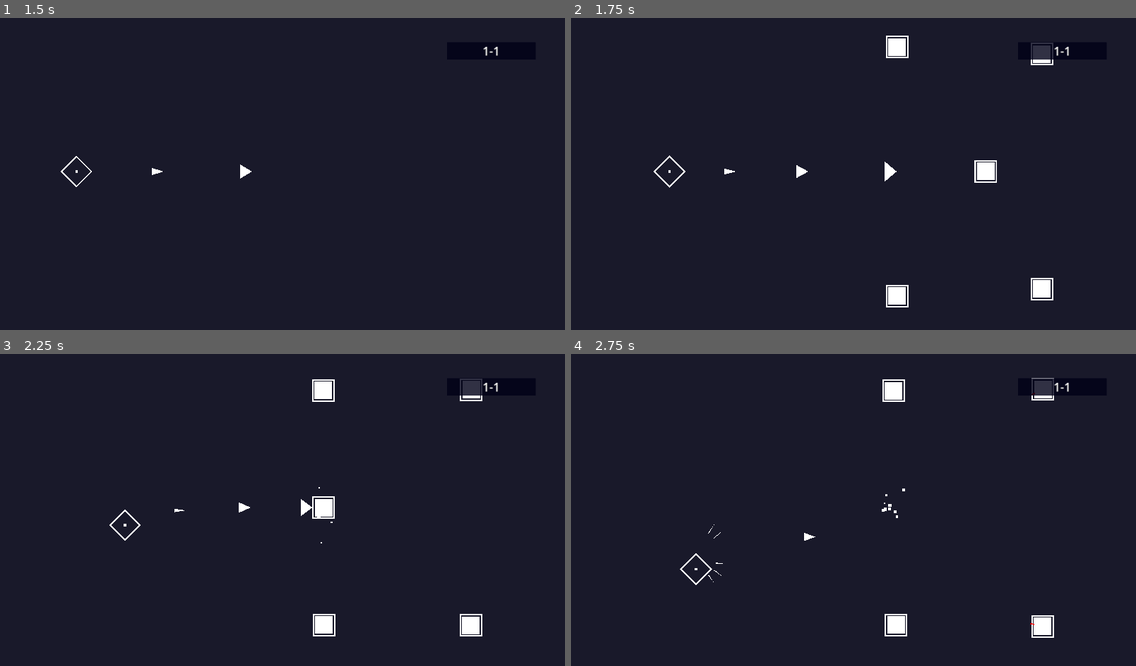
Above: before the commit, frames 1-4 (two rows, left to right).
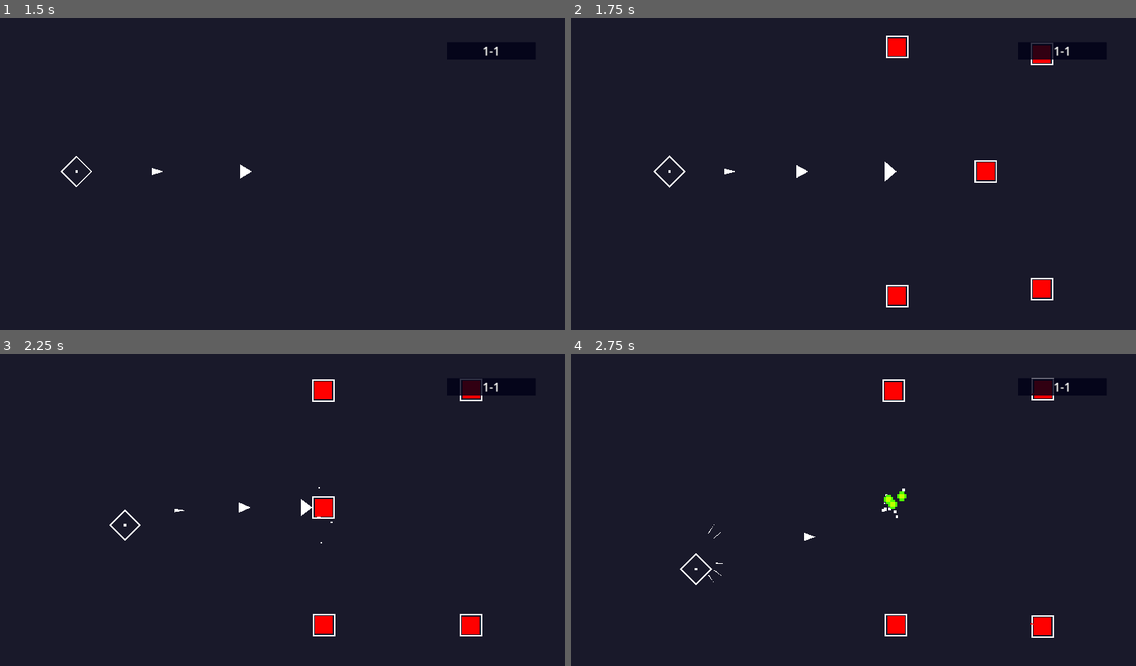
Above: after the commit, the same moments.

Repository: davis118/Toy-4
Game: Godot game, scene res://scenesScripts/main.tscn
Same seed, same stepped clock (60 frames per second), same inputs: the game is played once before the commit and once after it.
Inputs:
- Up to frame 1 (1.5 s): click "play" at 0.5 s; hold D (right) from 1.28 s (still down)
- Up to frame 2 (1.75 s): keep holding D (right)
- Up to frame 3 (2.25 s): release D (right) at 2.03 s; hold S (down) from 2.03 s (still down)
- Up to frame 4 (2.75 s): keep holding S (down)

Frame 1 is identical in both runs. In frame 2, 0.9% of the frame differs, in the area x 56-85%, y 6-92%; in frame 3, 0.9%; in frame 4, 0.8%.

Commit message:
Xp Orbs
-Xp orbs drop when enemies die
-Enemies flash when hit

Diff:
--- a/toy4/scenesScripts/laserenemy.gd
+++ b/toy4/scenesScripts/laserenemy.gd
@@ -51,6 +51,7 @@
 	laser = $laser
 	bus.connect("clear",clear)
 
+	$CoreSprite.play("default")
 
 
 	pass
@@ -129,10 +130,14 @@
 	laser.get_node("CollisionShape2D/sprite").modulate = Color(1,0,0)
 	$FinTimer.start()
 
+func damage_flash():
+	$CoreSprite.play("damage")
+	await get_tree().create_timer(0.1).timeout
+	$CoreSprite.play("default")
 
 func _on_area_2d_body_entered(body):
 	var damage = body.get_meta("damage")
-
+	damage_flash()
 
 	health -= damage
 	body.clear()
--- a/toy4/scenesScripts/laserenemy.tscn
+++ b/toy4/scenesScripts/laserenemy.tscn
@@ -1,7 +1,8 @@
-[gd_scene load_steps=9 format=3 uid="uid://b44hykaf7yuqs"]
+[gd_scene load_steps=10 format=3 uid="uid://b44hykaf7yuqs"]
 
 [ext_resource type="Script" path="res://scenesScripts/laserenemy.gd" id="1_g4bix"]
 [ext_resource type="Texture2D" uid="uid://c3ix0ac0471q0" path="res://resources/11png.png" id="2_t5qw6"]
+[ext_resource type="Texture2D" uid="uid://btpu23qax7huu" path="res://resources/damage.png" id="2_vvqee"]
 [ext_resource type="Texture2D" uid="uid://biyhqy3r2nlqy" path="res://resources/squarehollow.png" id="3_ubhwl"]
 
 [sub_resource type="RectangleShape2D" id="RectangleShape2D_5k7wu"]
@@ -12,6 +13,14 @@
 "frames": [{
 "duration": 1.0,
 "texture": ExtResource("2_t5qw6")
+}],
+"loop": true,
+"name": &"damage",
+"speed": 5.0
+}, {
+"frames": [{
+"duration": 1.0,
+"texture": ExtResource("2_vvqee")
 }],
 "loop": true,
 "name": &"default",
@@ -57,6 +66,7 @@
 texture_filter = 2
 scale = Vector2(60, 90)
 sprite_frames = SubResource("SpriteFrames_76ybn")
+animation = &"damage"
 
 [node name="VisualSprite" type="AnimatedSprite2D" parent="."]
 texture_filter = 2
@@ -64,7 +74,7 @@
 sprite_frames = SubResource("SpriteFrames_mt6t0")
 
 [node name="AttackTimer" type="Timer" parent="."]
-wait_time = 10.0
+wait_time = 3.5
 
 [node name="MoveTimer" type="Timer" parent="."]
 wait_time = 2.0
--- a/toy4/scenesScripts/main.tscn
+++ b/toy4/scenesScripts/main.tscn
@@ -289,6 +289,18 @@
 script = ExtResource("7_bt81l")
 metadata/signal = "mainMenu"
 
+[node name="levelbar" type="Control" parent="Canvas"]
+layout_mode = 3
+anchors_preset = 0
+offset_left = 1920.0
+offset_right = 1960.0
+offset_bottom = 40.0
+
+[node name="MarginContainer" type="MarginContainer" parent="Canvas/levelbar"]
+layout_mode = 0
+offset_left = -1903.0
+offset_bottom = 141.0
+
 [node name="ingamegui" type="Control" parent="Canvas"]
 visible = false
 z_index = 10
--- a/toy4/scenesScripts/player.gd
+++ b/toy4/scenesScripts/player.gd
@@ -9,6 +9,8 @@
 var attacks
 var misSpeed = 400
 var bus
+var xp = 0
+var xpamount = 1
 
 func clear():
 	var part = expl.instantiate()
@@ -62,9 +64,13 @@
 
 
 func _on_area_2d_body_entered(body):
-	#you got hit hahahaha you sucker
-	bus.emit_signal("died")
-	clear()
+	if body.get_meta("isorb"):
+		xp += xpamount
+		body.pickup()
+	else:
+		#you got hit hahahaha you sucker
+		bus.emit_signal("died")
+		clear()
 	pass # Replace with function body.
 
 
--- a/toy4/scenesScripts/player.tscn
+++ b/toy4/scenesScripts/player.tscn
@@ -25,9 +25,6 @@
 "name": &"default",
 "speed": 5.0
 }]
-
-[sub_resource type="RectangleShape2D" id="RectangleShape2D_5k7wu"]
-size = Vector2(8, 8)
 
 [node name="player" type="CharacterBody2D"]
 z_index = 2
@@ -57,8 +54,8 @@
 collision_layer = 2
 collision_mask = 8
 
-[node name="CollisionShape2D" type="CollisionShape2D" parent="Area2D"]
-shape = SubResource("RectangleShape2D_5k7wu")
+[node name="CollisionPolygon2D" type="CollisionPolygon2D" parent="Area2D"]
+polygon = PackedVector2Array(0, -54, 54, 0, 0, 55, -55, 0)
 
 [connection signal="timeout" from="attack" to="." method="_on_attack_timeout"]
 [connection signal="timeout" from="fastAttack" to="." method="_on_fast_attack_timeout"]
--- a/toy4/scenesScripts/smallenemy.gd
+++ b/toy4/scenesScripts/smallenemy.gd
@@ -13,11 +13,13 @@
 const fastSpeed = 3000
 var player
 const center = Vector2(960,540)
+const xpDropped = 3
 var bus
 var r
 var traveling = true
 var pos
 var bulletScene = preload("res://scenesScripts/bullet.tscn")
+var xpScene = preload("res://scenesScripts/xp.tscn")
 var expl = preload("res://scenesScripts/explodepart.tscn")
 var floatPos
 var floatRad = 50
@@ -53,7 +55,7 @@
 func _ready():
 	bus = $"/root/Main/bus"
 	bus.connect("clear",clear)
-
+	$CoreSprite.play("default")
 	pass
 
 func _physics_process(delta):
@@ -95,12 +97,22 @@
 	floatAround()
 
 
+func damage_flash():
+	$CoreSprite.play("damage")
+	await get_tree().create_timer(0.1).timeout
+	$CoreSprite.play("default")
+
 func _on_area_2d_body_entered(body):
 	#something is inside!!
 	var damage = body.get_meta("damage")
-
+	damage_flash()
 	health -= damage
 	body.clear()
 	if health <= 0:
+		for i in xpDropped:
+			var xporb = xpScene.instantiate()
+			$"/root/Main".add_child(xporb)
+			xporb.init(global_position)
+			xporb.set_meta("isorb", true)
 		queue_free()
 	pass # Replace with function body.
--- a/toy4/scenesScripts/smallenemy.tscn
+++ b/toy4/scenesScripts/smallenemy.tscn
@@ -1,6 +1,7 @@
-[gd_scene load_steps=7 format=3 uid="uid://qrt13yrnp64j"]
+[gd_scene load_steps=8 format=3 uid="uid://qrt13yrnp64j"]
 
 [ext_resource type="Script" path="res://scenesScripts/smallenemy.gd" id="1_dqoj7"]
+[ext_resource type="Texture2D" uid="uid://btpu23qax7huu" path="res://resources/damage.png" id="2_b5ilj"]
 [ext_resource type="Texture2D" uid="uid://c3ix0ac0471q0" path="res://resources/11png.png" id="2_pdmg5"]
 [ext_resource type="Texture2D" uid="uid://biyhqy3r2nlqy" path="res://resources/squarehollow.png" id="3_oq80o"]
 
@@ -9,6 +10,14 @@
 "frames": [{
 "duration": 1.0,
 "texture": ExtResource("2_pdmg5")
+}],
+"loop": true,
+"name": &"damage",
+"speed": 5.0
+}, {
+"frames": [{
+"duration": 1.0,
+"texture": ExtResource("2_b5ilj")
 }],
 "loop": true,
 "name": &"default",
@@ -40,6 +49,7 @@
 [node name="CoreSprite" type="AnimatedSprite2D" parent="."]
 scale = Vector2(60, 60)
 sprite_frames = SubResource("SpriteFrames_76ybn")
+animation = &"damage"
 
 [node name="VisualSprite" type="AnimatedSprite2D" parent="."]
 scale = Vector2(0.1, 0.1)
--- /dev/null
+++ b/toy4/scenesScripts/xp.gd
@@ -0,0 +1,23 @@
+extends CharacterBody2D
+
+var bus
+
+func init(pos):
+	global_position = pos + Vector2(randf_range(-50,50),randf_range(-50,50))
+	velocity = Vector2(0, 0)
+
+func _ready():
+	bus = $"/root/Main/bus"
+	bus.connect("clear",clear)
+
+func clear():
+	queue_free()
+
+func _physics_process(delta):
+	velocity = velocity + Vector2(randf_range(-100,100), randf_range(-100,100))*delta
+	global_position += velocity*delta
+
+
+
+func pickup():
+	queue_free()
--- /dev/null
+++ b/toy4/scenesScripts/xp.tscn
@@ -0,0 +1,37 @@
+[gd_scene load_steps=6 format=3 uid="uid://bjjtrvp4gfvhi"]
+
+[ext_resource type="Script" path="res://scenesScripts/xp.gd" id="1_jpgtv"]
+[ext_resource type="Texture2D" uid="uid://6qdueh3fuxd0" path="res://resources/xp.png" id="1_p372b"]
+[ext_resource type="Texture2D" uid="uid://dckhdr08qtmx5" path="res://resources/xp2.png" id="2_id4em"]
+
+[sub_resource type="SpriteFrames" id="SpriteFrames_2tmo1"]
+animations = [{
+"frames": [{
+"duration": 1.0,
+"texture": ExtResource("1_p372b")
+}, {
+"duration": 1.0,
+"texture": ExtResource("2_id4em")
+}],
+"loop": true,
+"name": &"default",
+"speed": 5.0
+}]
+
+[sub_resource type="RectangleShape2D" id="RectangleShape2D_55nok"]
+size = Vector2(6, 6)
+
+[node name="xporb" type="CharacterBody2D"]
+scale = Vector2(8, 8)
+collision_layer = 8
+script = ExtResource("1_jpgtv")
+
+[node name="AnimatedSprite2D" type="AnimatedSprite2D" parent="."]
+texture_filter = 3
+sprite_frames = SubResource("SpriteFrames_2tmo1")
+frame = 1
+frame_progress = 0.642717
+
+[node name="CollisionShape2D" type="CollisionShape2D" parent="."]
+scale = Vector2(3, 3)
+shape = SubResource("RectangleShape2D_55nok")
Binary file added: toy4/resources/damage.png
Not shown, added: toy4/resources/damage.png.import
Binary file added: toy4/resources/xp.png
Not shown, added: toy4/resources/xp.png.import
Binary file added: toy4/resources/xp2.png
Not shown, added: toy4/resources/xp2.png.import
Not shown: 1 places in toy4/scenesScripts/player.tscn that only renumber resources
Not shown, changed: .DS_Store
Not shown, changed: toy4/.DS_Store
